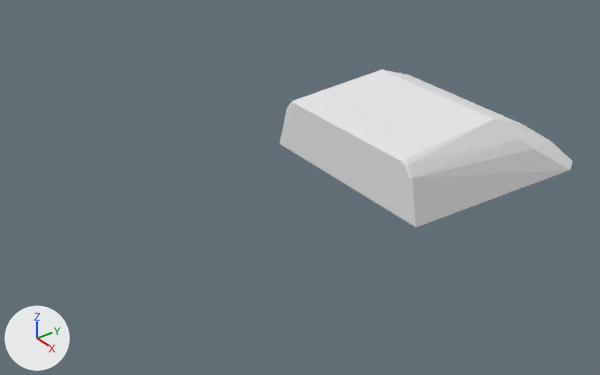
What one commit did to the Blender file Blender/Battleship/turret_large.blend.
Rendered twice from a 50 mm lens placed at (4.56, -4.44, 3.09), pointed at (0.01, -1.0, -0.16). The axes (+X, +Y, +Z) are drawn at lower left. The lights are the same throughout.
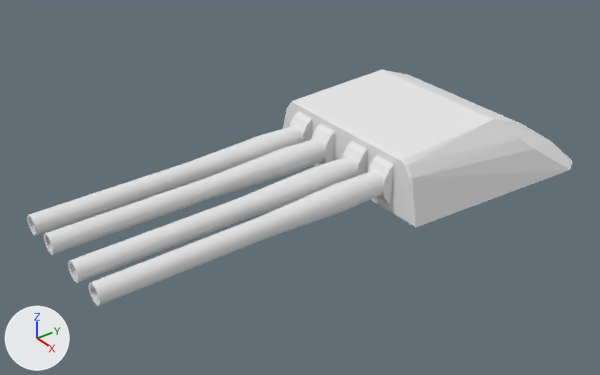
Changed parts and their boxes (x1, y1, x2, y2) in the pictures (600 x 375 px):
'gun.001', added
    after: (89, 155, 394, 306)
'gun.002', added
    after: (68, 141, 368, 283)
'gun.003', added
    after: (44, 123, 335, 255)
'gun', added
    after: (27, 111, 312, 235)

The edits, one by one:
Material 'Material.007' (mat_material_007) is new.
Its base color is (0.8, 0.8, 0.8) (white #e7e7e7).
Material 'Material.006' (mat_material_006) is new.
Its base color is (0.8, 0.8, 0.8) (white #e7e7e7).
Material 'Material.005' (mat_material_005) is new.
Its base color is (0.8, 0.8, 0.8) (white #e7e7e7).
Material 'Material.001' (mat_material_001) is new.
Its base color is (0.8, 0.8, 0.8) (white #e7e7e7).
Mesh me_cube_007 is new.
It has 498 vertices, 462 faces and spans x -0.2..0.2, y -0.04..4.77, z -0.4..0.37.
It uses material mat_material_007 (white #e7e7e7).
Mesh me_cube_006 is new.
It has 498 vertices, 462 faces and spans x -0.2..0.2, y -0.04..4.77, z -0.4..0.37.
It uses material mat_material_006 (white #e7e7e7).
Mesh me_cube_005 is new.
It has 498 vertices, 462 faces and spans x -0.2..0.2, y -0.04..4.77, z -0.4..0.37.
It uses material mat_material_005 (white #e7e7e7).
Mesh me_cube_001 is new.
It has 498 vertices, 462 faces and spans x -0.2..0.2, y -0.04..4.77, z -0.4..0.37.
It uses material mat_material_001 (white #e7e7e7).
Object 'gun.003' (ob_gun_003) is new; it shows me_cube_007.
Its parent is ob_cube.
Its matrix parent inverse is Matrix(((1.0, 0.0, 0.0, 0.0), (0.0, 1.0, 0.0, 0.0), (0.0, 0.0, 1.0, -0.0806), (0.0, 0.0, 0.0, 1.0))).
Its location is (-0.2, -0.48, -0.02).
Its rotation in degrees is (0, 0, 180).
Its scale is (0.522, 0.522, 0.522).
Object 'gun.002' (ob_gun_002) is new; it shows me_cube_006.
Its parent is ob_cube.
Its matrix parent inverse is Matrix(((1.0, 0.0, 0.0, 0.0), (0.0, 1.0, 0.0, 0.0), (0.0, 0.0, 1.0, -0.0806), (0.0, 0.0, 0.0, 1.0))).
Its location is (0.2, -0.48, -0.02).
Its rotation in degrees is (0, 0, 180).
Its scale is (0.522, 0.522, 0.522).
Object 'gun.001' (ob_gun_001) is new; it shows me_cube_005.
Its parent is ob_cube.
Its matrix parent inverse is Matrix(((1.0, 0.0, 0.0, 0.0), (0.0, 1.0, 0.0, 0.0), (0.0, 0.0, 1.0, -0.0806), (0.0, 0.0, 0.0, 1.0))).
Its location is (0.5, -0.475, -0.02).
Its rotation in degrees is (0, 0, 180).
Its scale is (0.522, 0.522, 0.522).
Object 'gun' (ob_gun) is new; it shows me_cube_001.
Its parent is ob_cube.
Its matrix parent inverse is Matrix(((1.0, 0.0, 0.0, 0.0), (0.0, 1.0, 0.0, 0.0), (0.0, 0.0, 1.0, -0.0806), (0.0, 0.0, 0.0, 1.0))).
Its location is (-0.5, -0.48, -0.02).
Its rotation in degrees is (0, 0, 180).
Its scale is (0.522, 0.522, 0.522).
